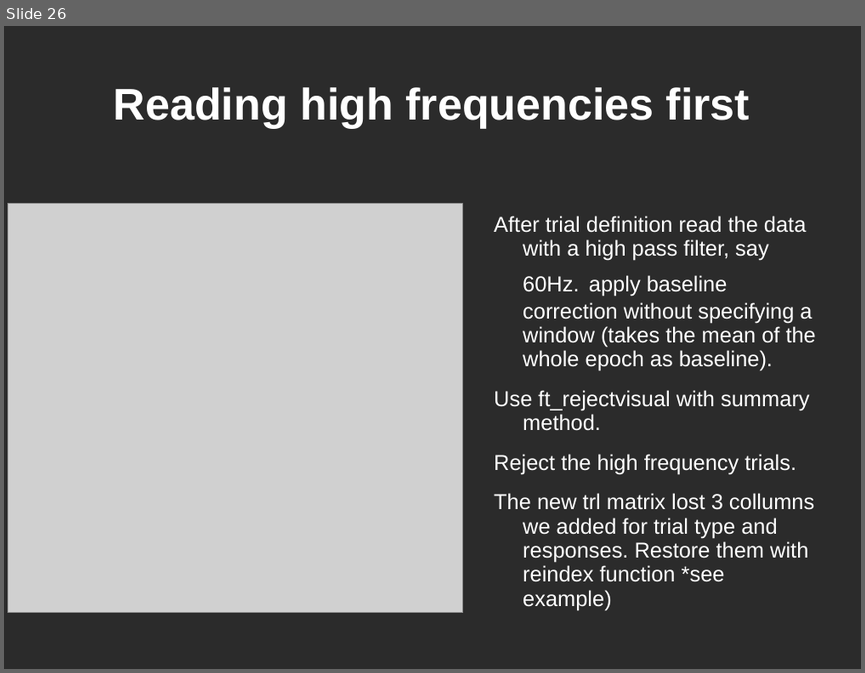
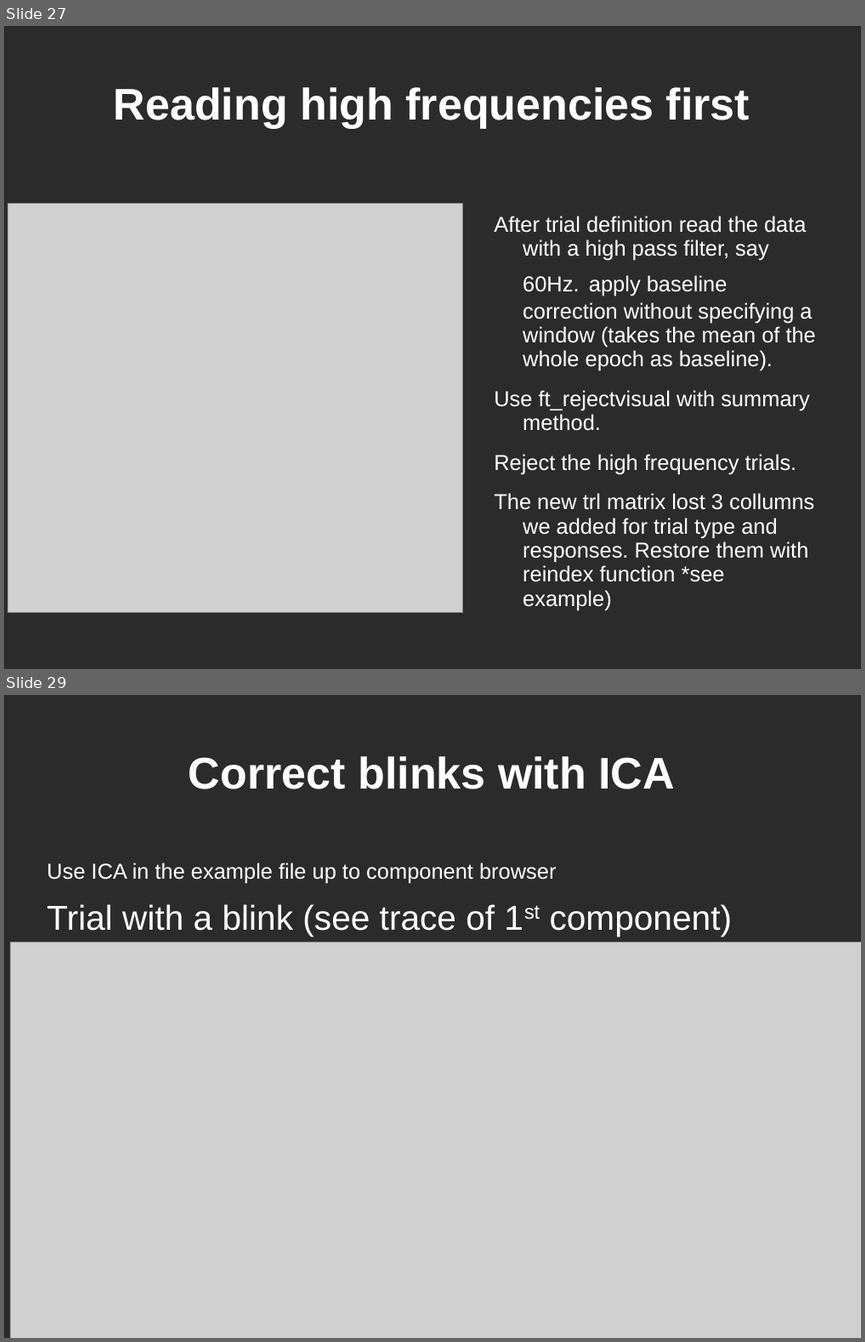
Before and after one commit to yuval-harpaz/work-drafts, a slide deck: docs/Tutorial4Begginers.ppt. Shown one above the other, each under a label of ours: slide 26 before the commit, slides 27 and 29 after it; the slides between them are not shown. The pictures are 865x673 and 865x1342 pixels, drawn with LibreOffice and Linux fonts; fonts in the diff are those of the drawing; grey boxes stand for pictures; background and template pictures are left out; a plain dark background stands for a picture behind light text. Boxes give left, top, right and bottom in pixels: in the first picture for what was removed or moved away, otherwise in the second. Text is boxed around its words. In the diff, an @@ line names an element or a change of style, - is before the commit and + after.

```diff
--- a/docs/Tutorial4Begginers.ppt
+++ b/docs/Tutorial4Begginers.ppt
@@ slide 29 added at <box>4,695,861,1338</box>, background picture (left out) @@
@@ title added at <box>188,756,675,789</box>, 41 pt, text #FFFFFF, bold @@
+Correct blinks with ICA
@@ text added at <box>46,862,732,936</box>, 20 pt, text #FFFFFF @@
+Use ICA in the example file up to component browser
+Trial with a blink (see trace of 1st component)
@@ picture added at <box>10,942,861,1338</box> @@
@@ what was slide 26 is now slide 27 @@
```
Also in this commit, not shown: 4 slides changed, 6 other slides added.
